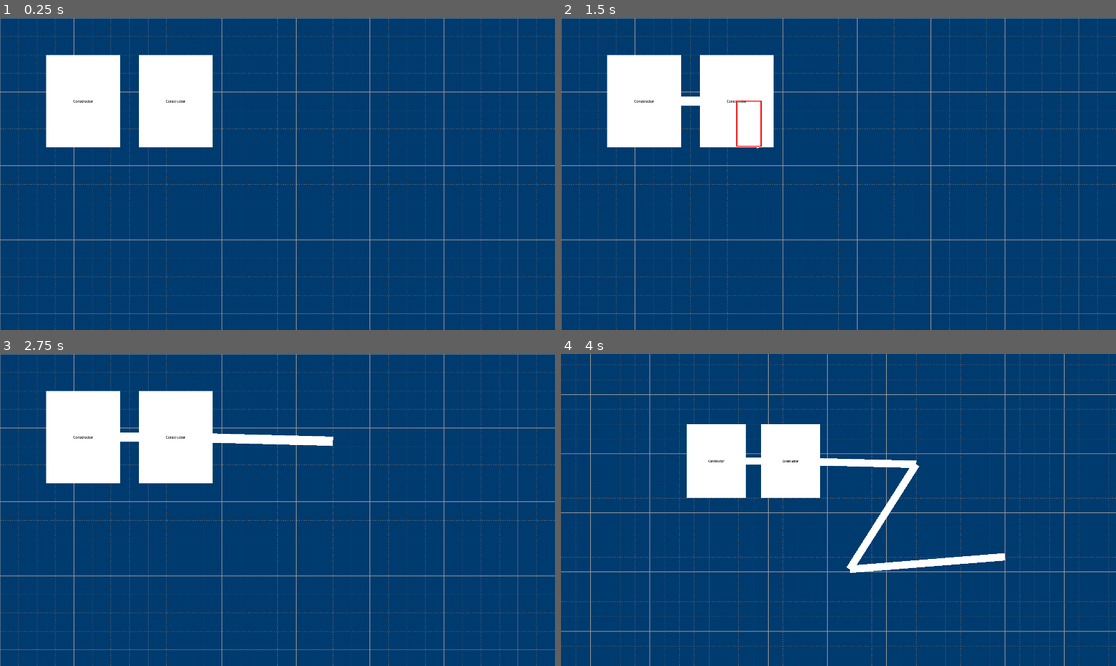
Above: before the commit, frames 1-4 (two rows, left to right).
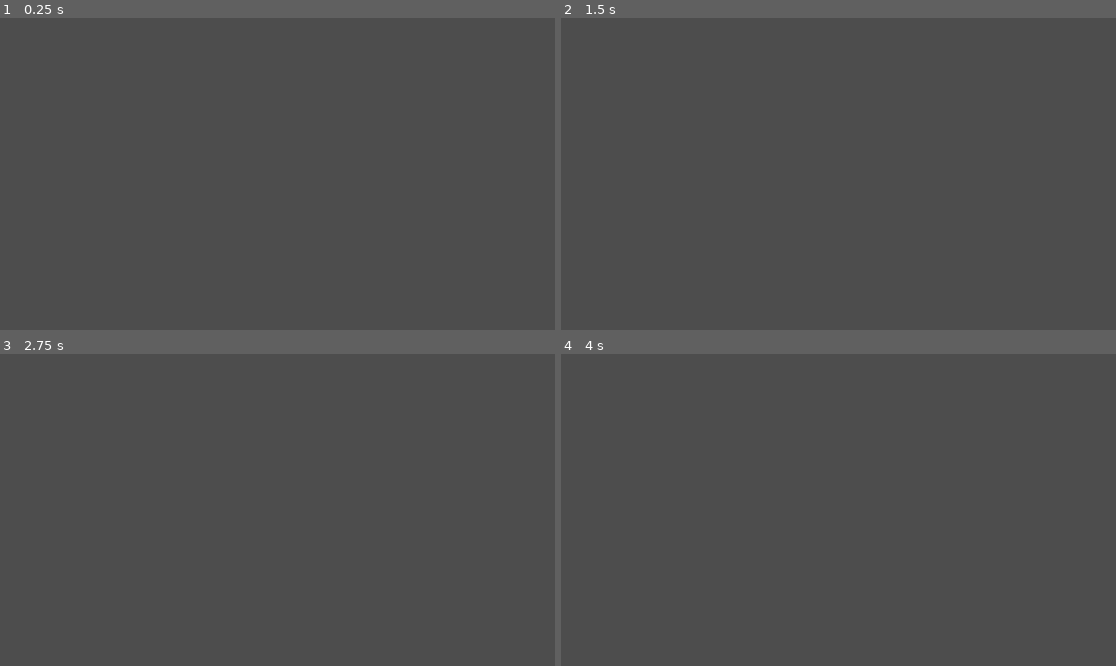
Above: after the commit, the same moments.

Repository: joshrehm/satisfactory-floor-planner
Game: Godot game, scene res://Scenes/FactoryBelt/factory_belt.tscn
The game is run twice, just before and just after one commit, with the same random seed, the same clock (stepped at 60 frames per second) and the same inputs. Before the commit the project starts from res://main_scene.tscn.
Inputs (mouse positions are in pixels of both pictures, inside the frame that each line leads up to):
- Up to frame 1 (0.25 s): no input
- Up to frame 2 (1.5 s): tap Enter at 0.5 s; drag from (644, 102) to (894, 105) at 0.52 s; drag from (738, 102) to (810, 236) at 1.27 s
- Up to frame 3 (2.75 s): tap Space at 2 s; move the mouse to (333, 441) at 2.02 s; press the mouse at (333, 441) at 2.03 s
- Up to frame 4 (4 s): release the mouse at (894, 441) at 2.75 s; tap Enter at 2.75 s; drag from (810, 572) to (738, 438) at 2.77 s; tap Space at 3.5 s; move the mouse to (1005, 556) at 3.52 s; hold Mouse wheel down (zoom_out) from 3.53 s (still down); click (1005, 556) at 3.8 s

The runs differ from the first frame. In frame 1, 100% of the frame differs, in the area x 0-100%, y 0-100%; in frame 2, 100%; in frame 3, 100%; in frame 4, 100%.

Commit message:
Attempting to get belt curves to work

Diff:
--- a/Scenes/FactoryBelt/factory_belt.gd
+++ b/Scenes/FactoryBelt/factory_belt.gd
@@ -1,77 +1,215 @@
 extends Node2D
 
 # Constants
-const RECT_WIDTH: float = Globals.PIXELS_PER_METER  # Width of the belt rectangle in pixels
-
-# State
-var belt_segments: Array = []  # Array of { "anchor": Vector2, "vector": Vector2 }
-var current_anchor: Vector2 = Vector2.ZERO
-var is_drawing: bool = false
-
-# Input Handling
-func _input(event: InputEvent) -> void:
-	if event is InputEventMouseButton and event.button_index == MOUSE_BUTTON_LEFT:
-		if event.pressed:
-			if not is_drawing:
-				# Start drawing a new belt
-				is_drawing = true
-				current_anchor = event.position
+const BELT_PIXELS_WIDTH: = 1 * Globals.PIXELS_PER_METER
+const BELT_TURN_RADIUS:  = 2 * Globals.PIXELS_PER_METER
+
+var supports = []
+var building = false
+var angle = 0.0
+var step = deg_to_rad(10)
+
+func get_snapped_position():
+	var position = get_global_mouse_position()
+	return floor((position / Globals.PIXELS_PER_METER)) * Globals.PIXELS_PER_METER
+
+func draw_arrow(position: Vector2, magnitude: Vector2, color: Color, width: float = -1.0) -> void:
+	var end = position + magnitude
+	draw_line(position, end, color, width)
+
+	var direction = magnitude.normalized()
+	var end1 = end + (direction.rotated(deg_to_rad(30)) * -20)
+	var end2 = end + (direction.rotated(-deg_to_rad(30)) * -20)
+
+	draw_line(end, end1, color, width)
+	draw_line(end, end2, color, width)
+
+func draw_support(position: Vector2, angle: float) -> void:
+	var direction = Vector2(cos(angle), sin(angle))
+	var perpendicular = direction.rotated(-PI / 2)
+
+	var half_length = BELT_PIXELS_WIDTH / 2
+	var half_width = BELT_PIXELS_WIDTH / 4
+
+	var corners = [
+		position + perpendicular * half_length + direction * half_width,
+		position + perpendicular * half_length - direction * half_width,
+		position - perpendicular * half_length - direction * half_width,
+		position - perpendicular * half_length + direction * half_width
+	]
+
+	draw_polygon(corners, [Color(1.0, 1.0, 1.0)])
+	draw_arrow(position, direction * Globals.PIXELS_PER_METER, Color(1.0, 0.0, 0.0), 3)
+
+func tangent_lines(x1: float, y1: float, r1: float, x2: float, y2: float, r2: float) -> Array:
+	var delta1 = (x1 - x2) * (x1 - x2) + (y1 - y2) * (y1 - y2) - (r1 + r2) * (r1 + r2);
+	var delta2 = (x1 - x2) * (x1 - x2) + (y1 - y2) * (y1 - y2) - (r1 - r2) * (r1 - r2);
+	var p1 = r1 * (x1 * x2 + y1 * y2 - x2 * x2 - y2 * y2);
+	var p2 = r2 * (x1 * x1 + y1 * y1 - x1 * x2 - y1 * y2);
+	var q = x1 * y2 - x2 * y1;
+	var results = []
+
+	if (delta1 >= 0):
+		var l11 = [
+			(x2 - x1) * (r1 + r2) + (y1 - y2) * sqrt(delta1),
+			(y2 - y1) * (r1 + r2) + (x2 - x1) * sqrt(delta1),
+			p1 + p2 + q * sqrt(delta1)
+		]
+
+		var l12 = [
+			(x2 - x1) * (r1 + r2) - (y1 - y2) * sqrt(delta1),
+			(y2 - y1) * (r1 + r2) - (x2 - x1) * sqrt(delta1),
+			p1 + p2 - q * sqrt(delta1)
+		]
+
+		results.append(l11)
+		results.append(l12)
+
+	if (delta2 >= 0):
+		var l21 = [
+			(x2 - x1) * (r1 - r2) + (y1 - y2) * sqrt(delta2),
+			(y2 - y1) * (r1 - r2) + (x2 - x1) * sqrt(delta2),
+			p1 - p2 + q * sqrt(delta2)
+		]
+
+		var l22 = [
+			(x2 - x1) * (r1 - r2) - (y1 - y2) * sqrt(delta2),
+			(y2 - y1) * (r1 - r2) - (x2 - x1) * sqrt(delta2),
+			p1 - p2 - q * sqrt(delta2)
+		]
+
+		results.append(l21)
+		results.append(l22)
+
+	return results
+
+#func tangent_to_line(a: float, b: float, c: float) -> Array:
+	#var pointA: Vector2
+	#var pointB: Vector2
+	#
+	#if (abs(a) < abs(b)):
+		#pointA = Vector2(-10000, (-c - a * -10000) / b)
+		#pointB = Vector2( 10000, (-c - a * 10000) / b)
+	#else:
+		#pointA = Vector2((-c - b * -10000) / a, -10000)
+		#pointB = Vector2((-c - b * 10000) / a, 10000)
+#
+	#return [ pointA, pointB ]
+func tangent_to_line(center_a: Vector2, radius_a: float, center_b: Vector2, radius_b: float, a: float, b: float, c: float) -> Array:
+	# Find the tangent point on circle A
+	var x_a = center_a.x
+	var y_a = center_a.y
+	var r_a = radius_a
+
+	# Calculate the tangent point on circle A
+	var denom_a = a * a + b * b
+	var px_a = (b * (b * x_a - a * y_a) - a * c) / denom_a
+	var py_a = (a * (-b * x_a + a * y_a) - b * c) / denom_a
+	var tangent_point_a = Vector2(px_a, py_a)
+
+	# Find the tangent point on circle B
+	var x_b = center_b.x
+	var y_b = center_b.y
+	var r_b = radius_b
+
+	# Calculate the tangent point on circle B
+	var denom_b = a * a + b * b
+	var px_b = (b * (b * x_b - a * y_b) - a * c) / denom_b
+	var py_b = (a * (-b * x_b + a * y_b) - b * c) / denom_b
+	var tangent_point_b = Vector2(px_b, py_b)
+
+	# Return the tangent segment
+	return [tangent_point_a, tangent_point_b]
+
+func draw_belt():
+	for support_index in supports.size():
+		var start_support = supports[support_index]
+		var start_position = start_support[0]
+		var start_belt_direction = Vector2(cos(start_support[1]), sin(start_support[1]))
+
+		if (support_index + 1 < supports.size()):
+			var end_support = supports[support_index + 1]
+			var end_position = end_support[0]
+			var end_belt_direction = Vector2(cos(end_support[1]), sin(end_support[1]))
+
+			var start_arc_center
+			var to_end = (end_position - start_position).normalized()
+			var to_end_cross = start_belt_direction.cross(to_end)
+			if (to_end_cross == 0):
+				# Go straight there
+				draw_line(start_position, end_position, Color(0.7, 0.7, 0.7, 1.0), BELT_PIXELS_WIDTH)
 			else:
-				# Place the next anchor point and add a segment
-				add_segment(event.position)
-
-	elif event is InputEventMouseMotion and is_drawing:
-		# Redraw to update the dynamic preview
+				if (to_end_cross < 0):
+					# Turn to the left to get to end
+					start_arc_center = start_position + start_belt_direction.rotated(-PI / 2) * BELT_TURN_RADIUS
+				else:
+					# Turn to the right to get to end
+					start_arc_center = start_position + start_belt_direction.rotated(PI / 2) * BELT_TURN_RADIUS
+
+				# Draw red line to show arc center for turn
+				draw_line(start_arc_center, start_position, Color(1.0, 0.0, 0.0), 2)
+				draw_circle(start_arc_center, BELT_TURN_RADIUS, Color(1.0, 0.0, 0.0), false, 2)
+
+				var end_arc_center
+				var to_start = (start_position - end_position).normalized()
+				var to_start_cross = end_belt_direction.cross(to_start)
+				if (to_start_cross == 0):
+					# Curve from start, but straight to this point, so no curve on this side
+					pass
+				else:
+					if (to_start_cross < 0):
+						# Turn to the left to get back to start
+						end_arc_center = end_position + end_belt_direction.rotated(-PI / 2) * BELT_TURN_RADIUS
+					else:
+						# Turn to the right to get back to start
+						end_arc_center = end_position + end_belt_direction.rotated(PI / 2) * BELT_TURN_RADIUS
+
+					# Draw green for the turn we're coming into
+					draw_line(end_arc_center, end_position, Color(0.0, 1.0, 0.0), 2)
+					draw_circle(end_arc_center, BELT_TURN_RADIUS, Color(0.0, 1.0, 0.0), false, 2)
+
+					var tangents = tangent_lines(start_arc_center.x, start_arc_center.y, BELT_TURN_RADIUS, end_arc_center.x, end_arc_center.y, BELT_TURN_RADIUS)
+					for tangent_index in tangents.size():
+						var tangent = tangents[tangent_index]
+						var line = tangent_to_line(start_arc_center, BELT_TURN_RADIUS, end_arc_center, BELT_TURN_RADIUS, tangent[0], tangent[1], tangent[2])
+						draw_line(line[0], line[1], Color(0.0, 0.0, 1.0), 2)
+						var arc_direction = (line[0] - start_position).normalized()
+						var tangent_cross = start_belt_direction.cross(arc_direction)
+						print("Tangent[", tangent_index, "] : ", line[0], " Cross: ", tangent_cross, " To End Cross: ", to_end_cross)
+						if ((tangent_cross > 0 and to_end_cross > 0) or
+							(tangent_cross < 0 and to_end_cross < 0)):
+							draw_line(line[0], line[1], Color(0.0, 0.0, 1.0), 2)
+
+
+		draw_support(start_position, start_belt_direction.angle())
+
+func _unhandled_input(event: InputEvent) -> void:
+	if (event is InputEventMouseButton):
+		if (event.pressed == true):
+			if (event.button_index == MOUSE_BUTTON_RIGHT):
+				building = !building
+				queue_redraw()
+			elif (event.button_index == MOUSE_BUTTON_MIDDLE):
+				supports = []
+				queue_redraw()
+			elif (building == true):
+				if (event.button_index == MOUSE_BUTTON_WHEEL_UP):
+					angle += step
+					queue_redraw()
+				elif (event.button_index == MOUSE_BUTTON_WHEEL_DOWN):
+					angle -= step
+					queue_redraw()
+				elif (event.button_index == MOUSE_BUTTON_LEFT):
+					supports.append([ get_snapped_position(), angle ])
+					queue_redraw()
+				print("Angle: ", rad_to_deg(angle))
+	elif (building == true and event is InputEventMouseMotion):
 		queue_redraw()
-
-# Add a segment to the belt
-func add_segment(next_anchor: Vector2) -> void:
-	var direction = (next_anchor - current_anchor).normalized()
-	var distance = current_anchor.distance_to(next_anchor)
-
-	# Add the segment as an anchor and vector
-	belt_segments.append({
-		"anchor": current_anchor,
-		"vector": direction * distance
-	})
-
-	# Update the anchor for the next segment
-	current_anchor = next_anchor
-	queue_redraw()
-
-# Draw the belt
+	else:
+		pass
+
 func _draw() -> void:
-	# Draw finalized segments
-	for segment in belt_segments:
-		draw_belt_segment(segment["anchor"], segment["vector"])
-
-	# Draw the dynamic segment
-	if is_drawing:
-		var mouse_position = get_viewport().get_mouse_position()
-		var direction = (mouse_position - current_anchor).normalized()
-		var distance = current_anchor.distance_to(mouse_position)
-		draw_belt_segment(current_anchor, direction * distance)
-
-# Helper function to draw a single belt segment
-func draw_belt_segment(anchor: Vector2, vector: Vector2) -> void:
-	var length = vector.length()
-	var angle = vector.angle()
-
-	# Calculate the rectangle's corners in local space
-	var half_width = RECT_WIDTH / 2
-	var top_left = Vector2(0, -half_width)
-	var top_right = Vector2(0, half_width)
-	var bottom_left = Vector2(length, -half_width)
-	var bottom_right = Vector2(length, half_width)
-
-	# Create the transformation matrix
-	var transform = Transform2D(angle, anchor)
-
-	# Transform the corners to world space
-	top_left = transform * top_left
-	top_right = transform * top_right
-	bottom_left = transform * bottom_left
-	bottom_right = transform * bottom_right
-
-	# Draw the rectangle using the transformed corners
-	draw_polygon([top_left, top_right, bottom_right, bottom_left], [Color(1, 1, 1)])
+	if (building == true):
+		draw_support(get_snapped_position(), angle)
+
+	draw_belt()
--- a/Scenes/UI/FloorplanUi/Background/background.gd
+++ b/Scenes/UI/FloorplanUi/Background/background.gd
@@ -2,9 +2,9 @@
 
 @export var foundation_size:        = 8.0  # Foundation grid
 @export var snap_size:              = 2    # Snapping grid
-@export var foundation_grid_color:  = Color(0.6, 0.6, 0.6)
+@export var foundation_grid_color:  = Color(0.5, 0.5, 0.5)
 @export var foundation_grid_weight: = 2
-@export var snap_grid_color:        = Color(0.4, 0.4, 0.4)
+@export var snap_grid_color:        = Color(0.3, 0.3, 0.3)
 @export var snap_grid_weight:       = 1
 
 var camera_position: = Vector2(0, 0)
--- a/Scenes/UI/FloorplanUi/floorplan_ui.gd
+++ b/Scenes/UI/FloorplanUi/floorplan_ui.gd
@@ -9,18 +9,19 @@
 	background.redraw_grid(camera_position, camera_zoom)
 
 func _input(event: InputEvent) -> void:
-	if (event.is_action_pressed("select")):
-		var position = get_viewport().get_mouse_position()
-		print("Start select", position)
-
-		selection_box.position = position
-		selection_box.size = Vector2(0, 0)
-		selection_box.visible = true
-	elif (event.is_action_released("select")):
-		print("End select")
-		selection_box.visible = false
-	elif (event is InputEventMouseMotion and selection_box.visible):
-		var position = get_viewport().get_mouse_position()
-		var size = position - selection_box.position
-		selection_box.size = size
-		selection_dragging.emit(selection_box.position, size)
+	pass
+	#if (event.is_action_pressed("select")):
+		#var position = get_viewport().get_mouse_position()
+		#print("Start select", position)
+#
+		#selection_box.position = position
+		#selection_box.size = Vector2(0, 0)
+		#selection_box.visible = true
+	#elif (event.is_action_released("select")):
+		#print("End select")
+		#selection_box.visible = false
+	#elif (event is InputEventMouseMotion and selection_box.visible):
+		#var position = get_viewport().get_mouse_position()
+		#var size = position - selection_box.position
+		#selection_box.size = size
+		#selection_dragging.emit(selection_box.position, size)
--- a/main_scene.gd
+++ b/main_scene.gd
@@ -10,15 +10,15 @@
 func _ready() -> void:
 	Globals.set_camera(camera)
 
-	var factory = factory_scene.instantiate()
-	factory.initialize("Constructor", Vector2(5, 4), Vector2(8, 10))
-	factory.input_event.connect(_on_factory_building_input_event)
-	add_child(factory)
-
-	factory = factory_scene.instantiate()
-	factory.initialize("Constructor", Vector2(15, 4), Vector2(8, 10))
-	factory.input_event.connect(_on_factory_building_input_event)
-	add_child(factory)
+	#var factory = factory_scene.instantiate()
+	#factory.initialize("Constructor", Vector2(5, 4), Vector2(8, 10))
+	#factory.input_event.connect(_on_factory_building_input_event)
+	#add_child(factory)
+	#
+	#factory = factory_scene.instantiate()
+	#factory.initialize("Constructor", Vector2(15, 4), Vector2(8, 10))
+	#factory.input_event.connect(_on_factory_building_input_event)
+	#add_child(factory)
 
 func _on_floorplan_ui_selection_dragging(position: Vector2, size: Vector2) -> void:
 	var world_position = (position - camera.position) * camera.zoom.x
--- a/project.godot
+++ b/project.godot
@@ -11,7 +11,7 @@
 [application]
 
 config/name="Satisfactory Floor Planner"
-run/main_scene="res://main_scene.tscn"
+run/main_scene="res://Scenes/FactoryBelt/factory_belt.tscn"
 config/features=PackedStringArray("4.3", "Forward Plus")
 config/icon="res://icon.svg"
 
